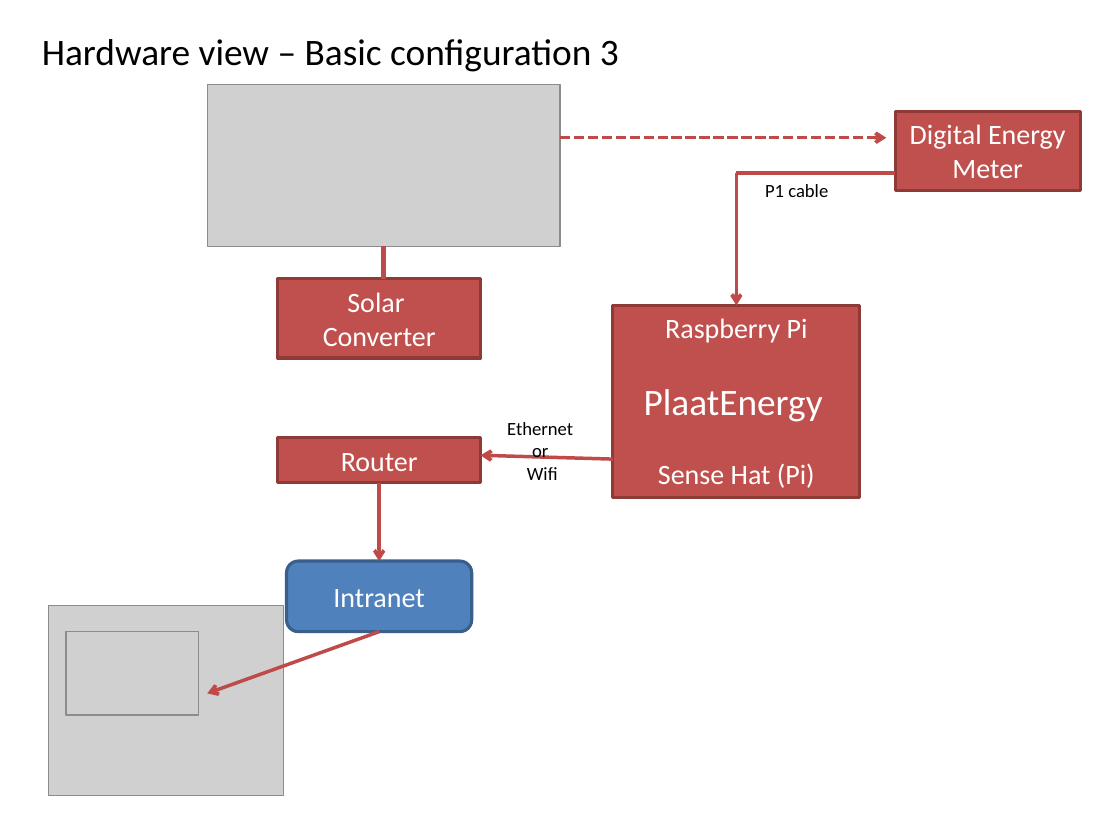
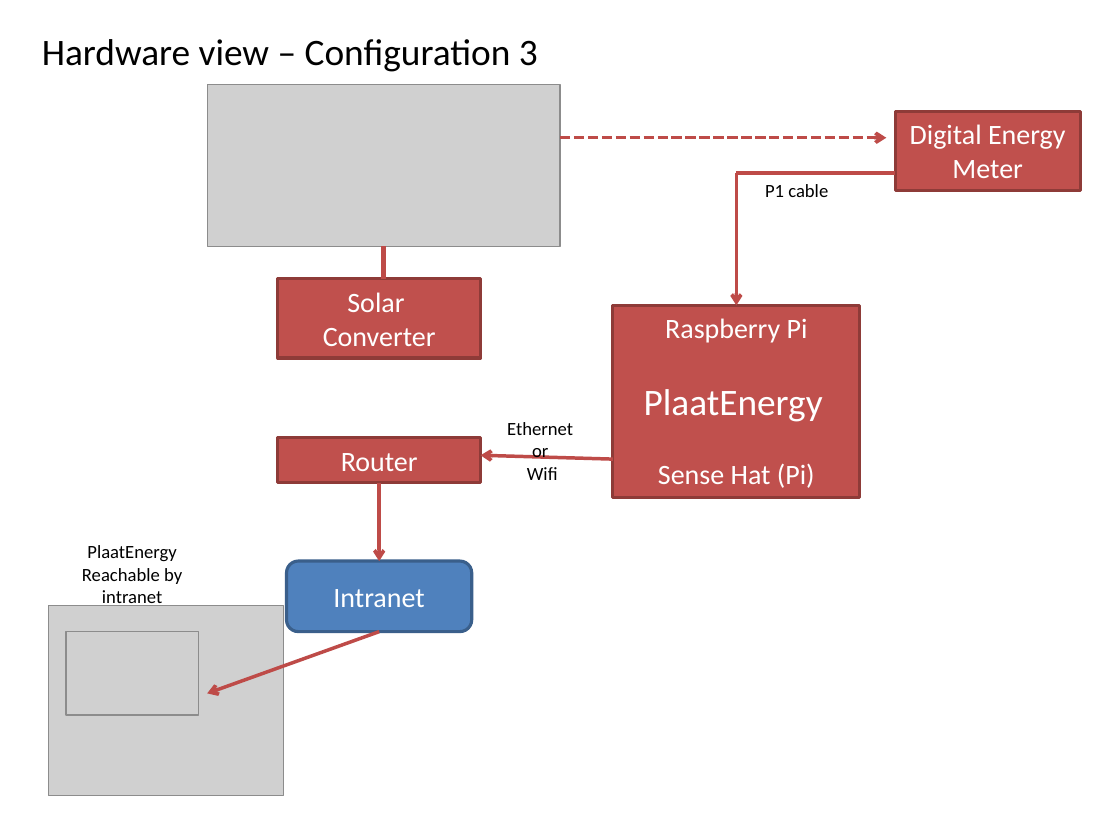
Before and after one commit to plaatsoft/plaatenergy, a slide deck: slide 7 of doc/ppt/PlaatEnergy Design.pptx. Drawn at 1120x840 pixels with LibreOffice and Linux fonts; fonts in the diff are those of the drawing; grey boxes stand for pictures. Boxes give left, top, right and bottom in pixels: in the first picture for what was removed or moved away, otherwise in the second. Text is boxed around its words. In the diff, an @@ line names an element or a change of style, - is before the commit and + after.

```diff
--- a/doc/ppt/PlaatEnergy Design.pptx
+++ b/doc/ppt/PlaatEnergy Design.pptx
@@ text at (42, 39, 538, 72): text changed @@
-Hardware view – Basic configuration 3
+Hardware view – Configuration 3
@@ text added at (82, 545, 182, 609), 12 pt, text #000000 @@
+PlaatEnergy
+Reachable by
+intranet
```
Also in this commit, not shown: 10 other slides changed.
